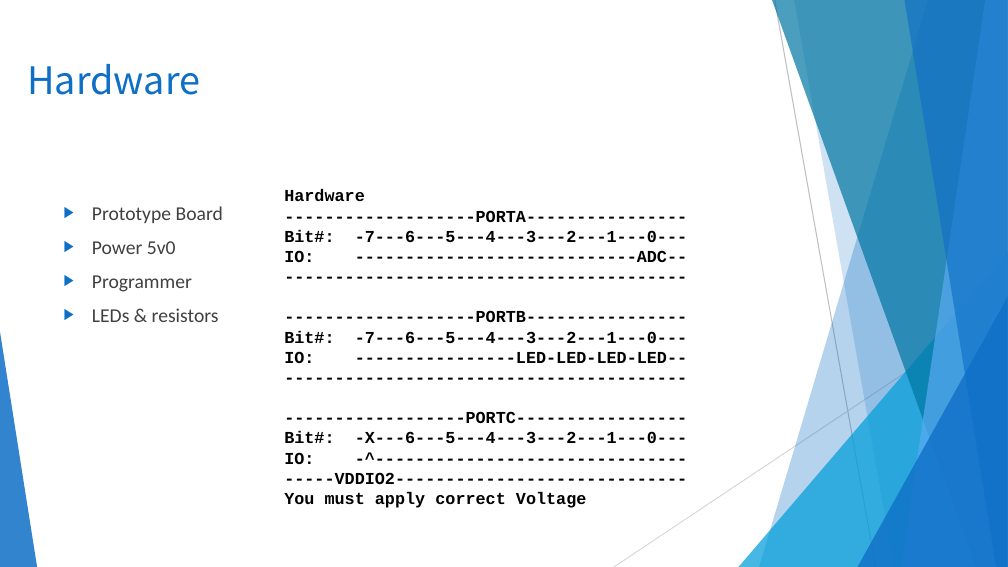
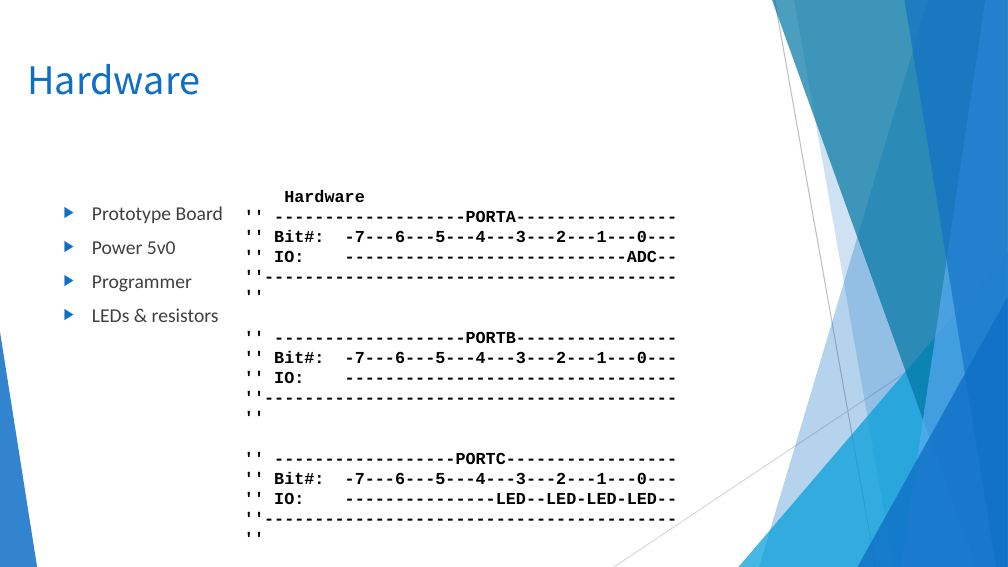
Before and after one commit to GreatCowBASIC/Demonstration_Sources, a slide deck: slide 12 of Vendor_Boards/Great_Cow_Basic_Demo_Board/16F17556_chiprange_demonstrations/tutorials/GCBASIC_Part3_ADC.pptx. Drawn at 1008x567 pixels with LibreOffice and Linux fonts; fonts in the diff are those of the drawing; background and template pictures are left out. Boxes give left, top, right and bottom in pixels: in the first picture for what was removed or moved away, otherwise in the second. Text is boxed around its words. In the diff, an @@ line names an element or a change of style, - is before the commit and + after.

```diff
--- a/Vendor_Boards/Great_Cow_Basic_Demo_Board/16F17556_chiprange_demonstrations/tutorials/GCBASIC_Part3_ADC.pptx
+++ b/Vendor_Boards/Great_Cow_Basic_Demo_Board/16F17556_chiprange_demonstrations/tutorials/GCBASIC_Part3_ADC.pptx
@@ text at [274, 210, 677, 504]: text changed @@
--------------------PORTA----------------
-Bit#: -7---6---5---4---3---2---1---0---
-IO: ----------------------------ADC--
-----------------------------------------
--------------------PORTB----------------
-Bit#: -7---6---5---4---3---2---1---0---
-IO: ----------------LED-LED-LED-LED--
-----------------------------------------
-------------------PORTC-----------------
-Bit#: -X---6---5---4---3---2---1---0---
-IO: -^-------------------------------
------VDDIO2-----------------------------
-You must apply correct Voltage
+'' -------------------PORTA----------------
+'' Bit#: -7---6---5---4---3---2---1---0---
+'' IO: ----------------------------ADC--
+''-----------------------------------------
+''
+'' -------------------PORTB----------------
+'' Bit#: -7---6---5---4---3---2---1---0---
+'' IO: ---------------------------------
+''-----------------------------------------
+''
+'' ------------------PORTC-----------------
+'' Bit#: -7---6---5---4---3---2---1---0---
+'' IO: ---------------LED--LED-LED-LED--
+''-----------------------------------------
+''
```
Also in this commit, not shown: 8 other slides changed, 31 other files.
